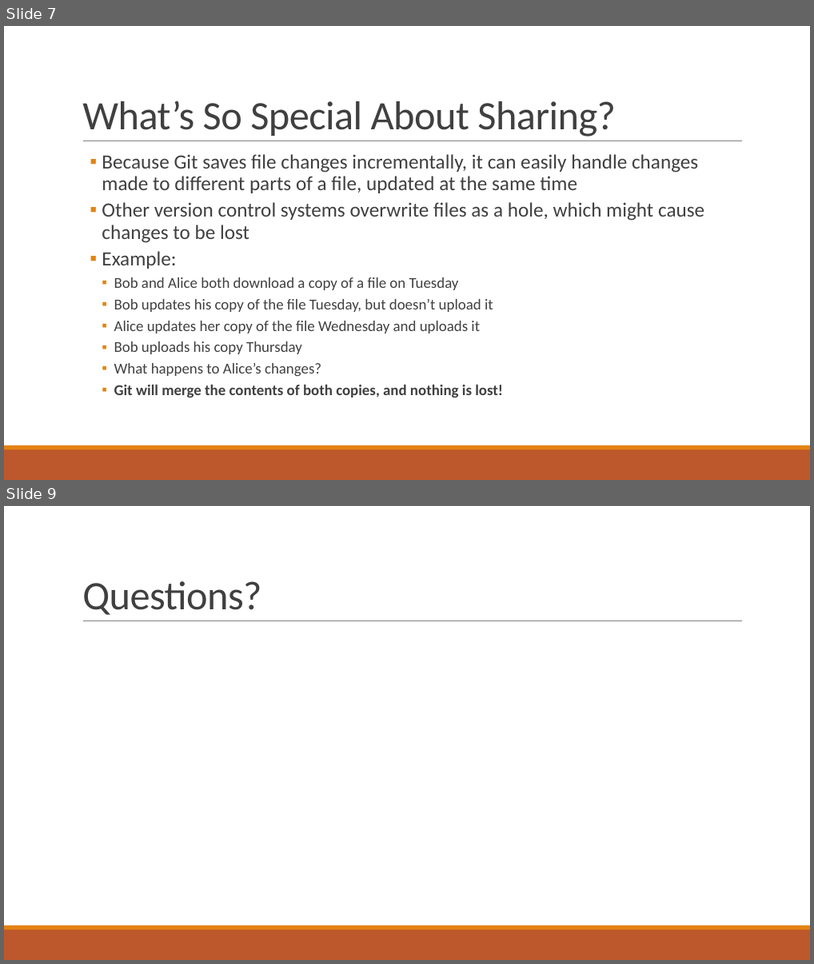
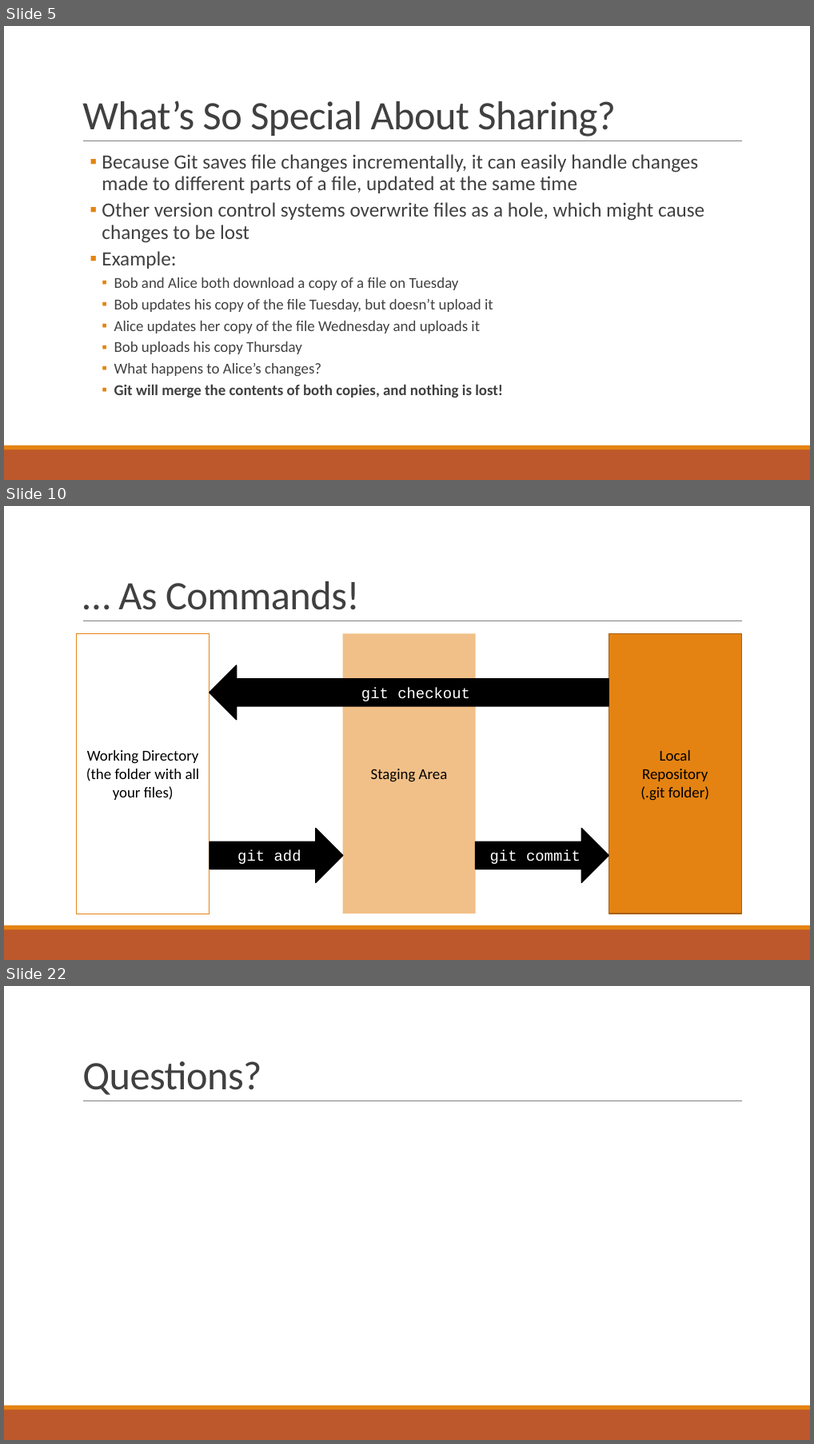
Before and after one commit to qccoders/presentations, a slide deck: QC Coders - Git Good!.pptx. Shown one above the other, each under a label of ours: slides 7 and 9 before the commit, slides 5, 10 and 22 after it; the slides between them are not shown. The pictures are 814x964 and 814x1444 pixels, drawn with LibreOffice and Linux fonts; fonts in the diff are those of the drawing. Boxes give left, top, right and bottom in pixels: in the first picture for what was removed or moved away, otherwise in the second. Text is boxed around its words. In the diff, an @@ line names an element or a change of style, - is before the commit and + after.

```diff
--- a/QC Coders - Git Good!.pptx
+++ b/QC Coders - Git Good!.pptx
@@ slide 10 added at <box>4,506,810,960</box>, background #FFFFFF; not listed: 3 template elements that a slide beside it also shows @@
@@ title added at <box>118,581,360,610</box>, 48 pt, text #404040 @@
+… As Commands!
@@ rectangle added at <box>77,634,210,913</box>, outline #E48312 0.75 pt, 18 pt, text #000000 @@
+Working Directory
+(the folder with all your files)
@@ rectangle added at <box>342,634,476,913</box>, fill #E48312 at 50% opacity, 18 pt, text #000000 @@
+Staging Area
@@ rectangle added at <box>609,634,742,913</box>, fill #E48312, outline #A9610D 1.25 pt, 18 pt, text #000000 @@
+Local
+Repository
+(.git folder)
@@ left arrow added at <box>210,665,610,720</box>, fill #000000, outline #000000 1.25 pt, 18 pt, text #FFFFFF @@
+git checkout
@@ right arrow added at <box>210,828,343,882</box>, fill #000000, outline #000000 1.25 pt, 18 pt, text #FFFFFF @@
+git add
@@ right arrow added at <box>476,828,610,882</box>, fill #000000, outline #000000 1.25 pt, 18 pt, text #FFFFFF @@
+git commit
@@ what was slide 7 is now slide 5 @@
@@ what was slide 9 is now slide 22 @@
```
Also in this commit, not shown: 15 other slides added, 3 slides removed.
